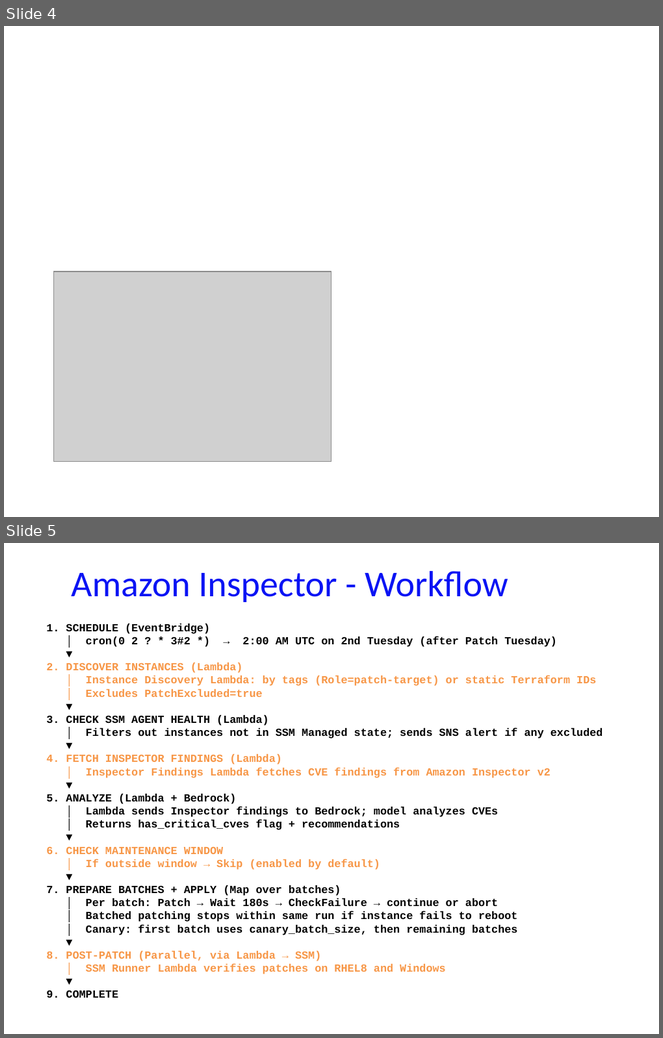
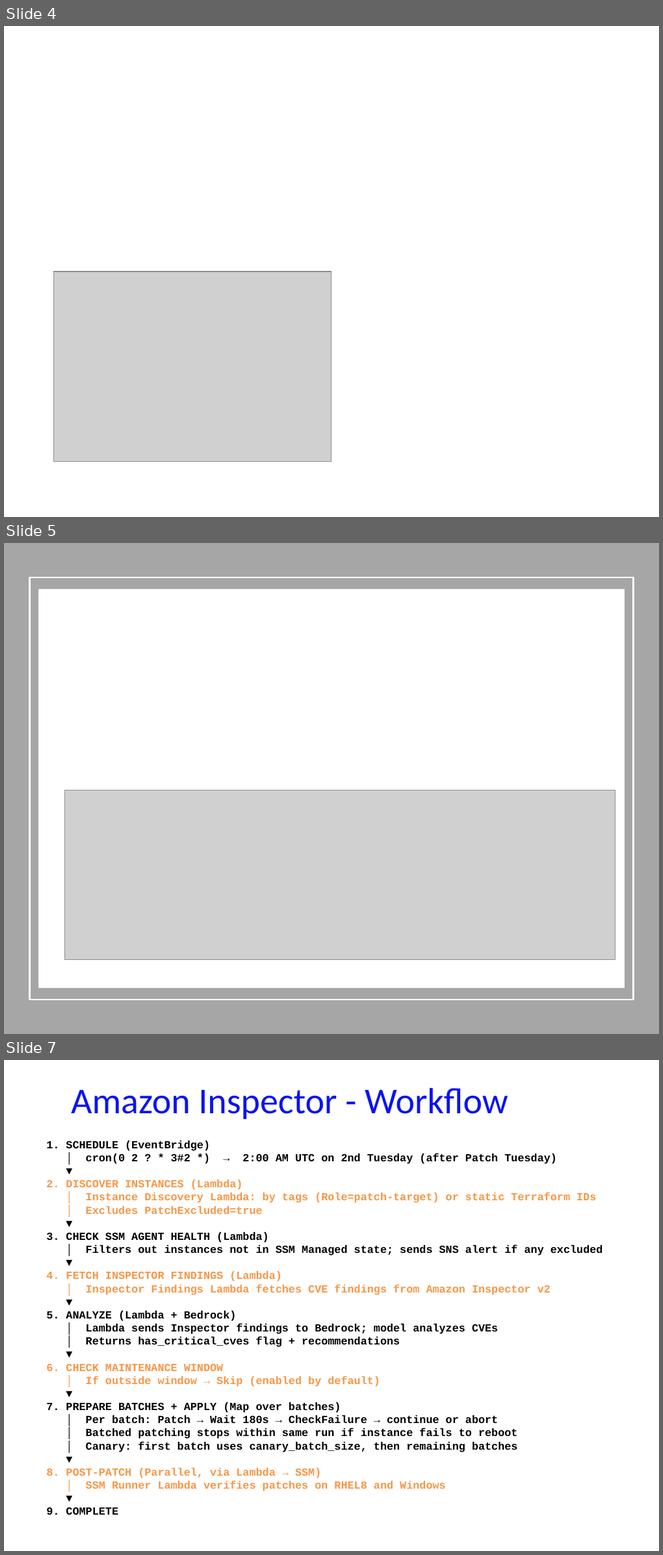
Before and after one commit to ckbitra/aiops-r8, a slide deck: docs/aiops_r8_presentation.pptx. Shown one above the other, each under a label of ours: slides 4 and 5 before the commit, slides 4, 5 and 7 after it; the slides between them are not shown. The pictures are 663x1038 and 663x1555 pixels, drawn with LibreOffice and Linux fonts; fonts in the diff are those of the drawing; grey boxes stand for pictures. Boxes give left, top, right and bottom in pixels: in the first picture for what was removed or moved away, otherwise in the second. Text is boxed around its words. In the diff, an @@ line names an element or a change of style, - is before the commit and + after.

Commit message:
update pptx

```diff
--- a/docs/aiops_r8_presentation.pptx
+++ b/docs/aiops_r8_presentation.pptx
@@ slide 5 added at (4,543,659,1034), background #FFFFFF @@
@@ rectangle added at (4,543,659,1034), fill #A6A6A6 @@
@@ rectangle added at (29,577,634,1001), outline #FFFFFF 2 pt @@
@@ rectangle added at (38,589,625,988), fill #FFFFFF @@
@@ picture added at (65,790,615,960) @@
@@ what was slide 5 is now slide 7 @@
```
Also in this commit, not shown: 1 other slide added.
